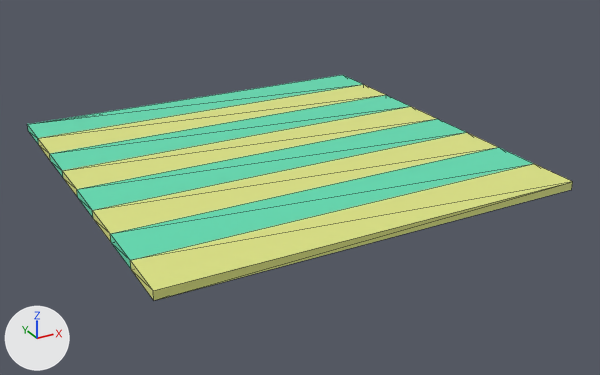
An edit to the FBX model Assets/Model/Stage/StageT1.fbx, drawn before and after from the same camera.
One viewpoint serves both versions: a 50 mm camera at (-4.41, -8.63, 3.74) aimed at (0.18, -0.29, -0.43). Lighting does not change. The marker at lower left points along +X, +Y and +Z. Mesh edges are drawn as thin lines. Where no turn or scale is listed for an object, it has been applied to the vertices. Vertices at the same position are counted once.

In view in the first picture: '立方体.002'.
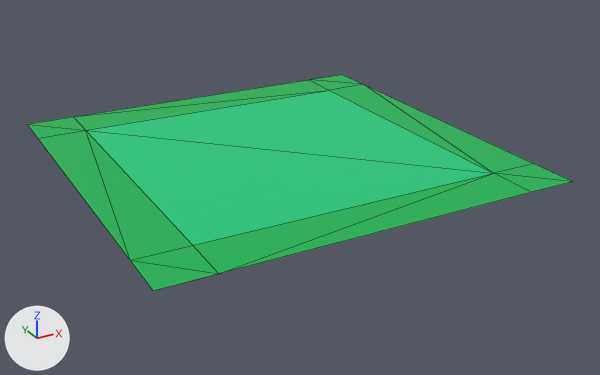
The change in detail:
Material 'Material.002' (mat_material_002) is new.
Its base color is (0.0, 0.472, 0.0841) (green #00b752).
Material 'Material.001' (mat_material_001) is new.
Its base color is (0.0, 0.607, 0.206) (green #00cc7d).
me_立方体_004 is used by ob_立方体_002; location (0.0, 0.0, 0.0).
me_立方体_004 had 36 vertices, 68 faces and spanned x -2.5..2.5, y -2.5..2.5, z -0.1..0.0.
me_立方体_004 no longer uses material mat_material_003 (green #61e0b4).
me_立方体_004 no longer uses material mat_material_004 (yellow #e1e785).
me_立方体_004 now has 16 vertices, 18 faces and spans x -2.5..2.5, y -2.5..2.5, z 0.0.
Part 1, on me_立方体_004:
28 vertices are removed from x -2.5..2.5, y -2.5..2.5, z -0.1..0.0.
68 faces are deleted.
8 vertices are added at x -1.87..1.88, y -2.5..2.5, z 0.0.
16 new faces join them, mat_material_002 (green #00b752).
2 new faces join them, mat_material_001 (green #00cd7d).
me_立方体_004 now uses material mat_material_001 (green #00cc7d).
me_立方体_004 now uses material mat_material_002 (green #00b752).

What differs and where, as boxes (x1, y1, x2, y2) in the pictures (600 x 375 px):
'立方体.002', reshaped: before (27, 75, 573, 300); after (28, 75, 573, 291)
